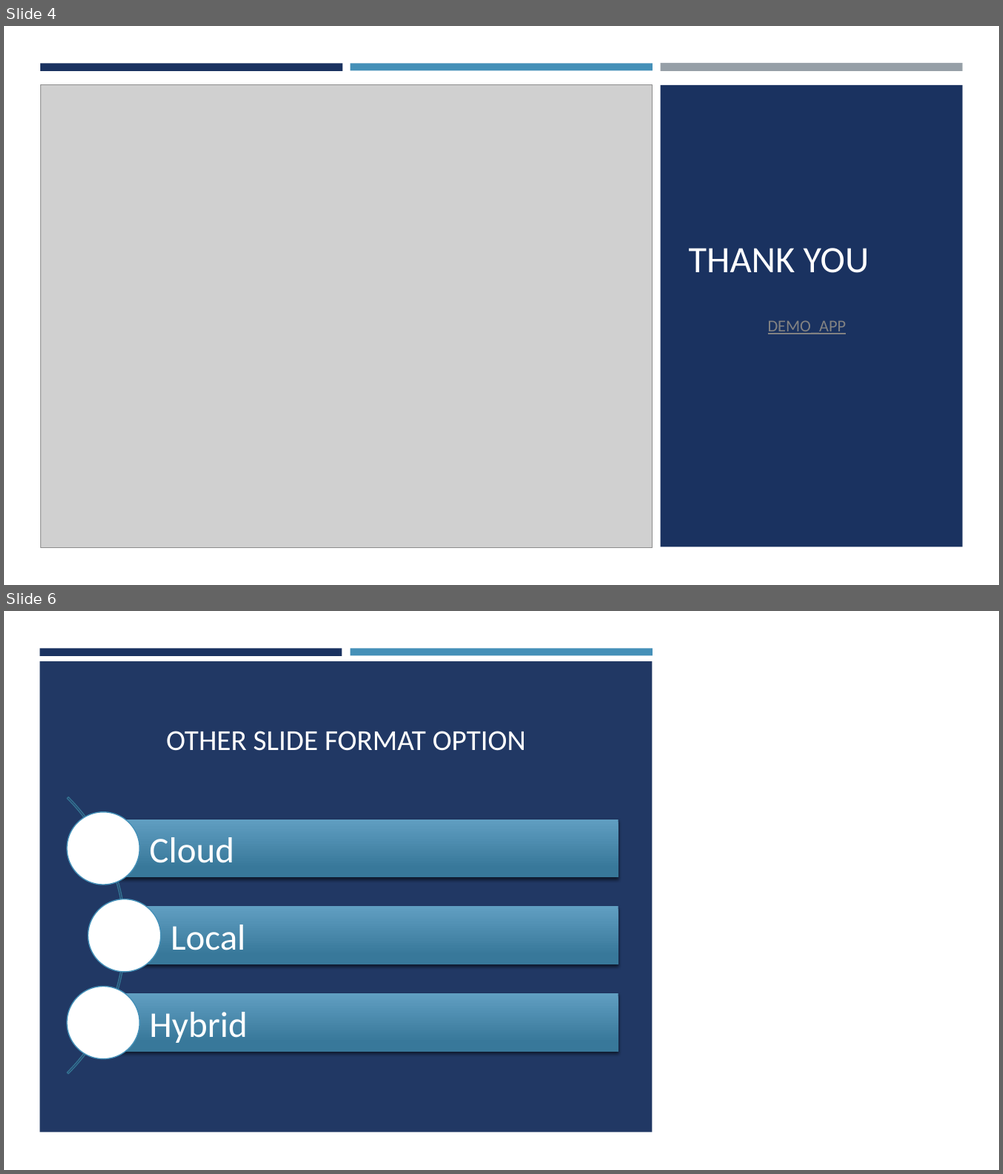
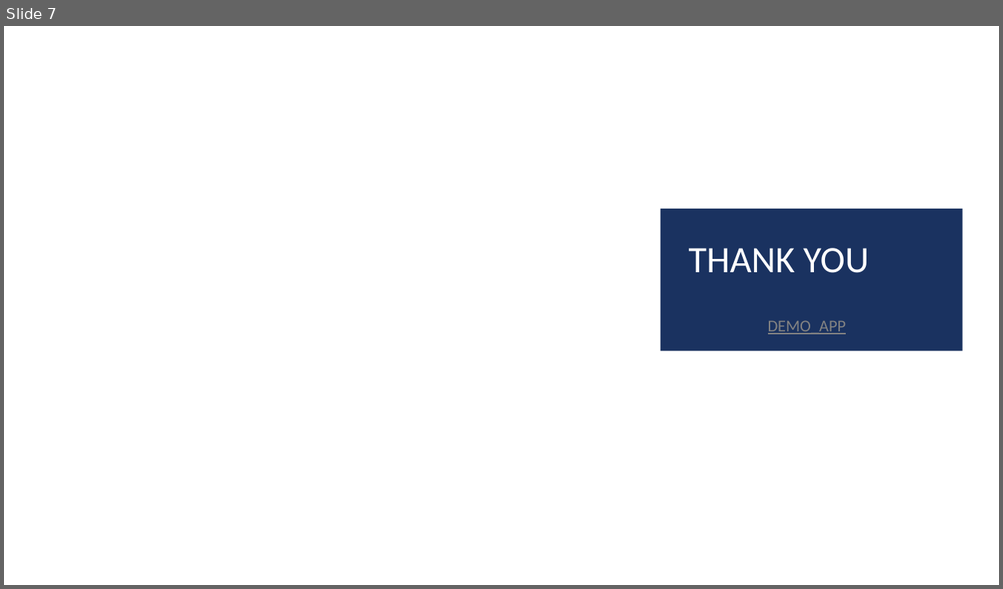
Before and after one commit to nvhabib91/song_analyzer, a slide deck: Song_Analysis.pptx. Shown one above the other, each under a label of ours: slides 4 and 6 before the commit, slide 7 after it; the slides between them are not shown. The pictures are 1003x1174 and 1003x589 pixels, drawn with LibreOffice and Linux fonts; fonts in the diff are those of the drawing; grey boxes stand for pictures; background and template pictures are left out; a plain dark background stands for a picture behind light text. Boxes give left, top, right and bottom in pixels: in the first picture for what was removed or moved away, otherwise in the second. Text is boxed around its words. In the diff, an @@ line names an element or a change of style, - is before the commit and + after.

```diff
--- a/Song_Analysis.pptx
+++ b/Song_Analysis.pptx
@@ slide 6 removed at <box>4,611,999,1170</box>, background picture (left out) @@
@@ rectangle removed at <box>4,611,999,1170</box> @@
@@ rectangle removed at <box>40,648,342,655</box> @@
@@ rectangle removed at <box>350,648,652,655</box> @@
@@ rectangle removed at <box>40,662,652,1133</box> @@
@@ title removed at <box>166,731,526,751</box> @@
-OTHER SLIDE FORMAT OPTION
@@ group removed at <box>4,740,618,1132</box>: 3 rectangles, 3 texts, 3 ellipses, 1 arch (boxed as its full ring) @@
-Cloud
-Local
-Hybrid
@@ what was slide 4 is now slide 7 @@
@@ slide 7 changed as well @@
@@ rectangle removed at <box>40,63,343,70</box> @@
@@ rectangle removed at <box>350,63,652,70</box> @@
@@ rectangle removed at <box>660,63,962,72</box> @@
@@ picture removed at <box>40,85,652,548</box> @@
@@ rectangle: place and size @@
-rectangle at <box>660,85,962,548</box>
+rectangle at <box>660,209,962,352</box>
```
Also in this commit, not shown: 2 other slides changed, 4 slides added, 2 other slides removed.
